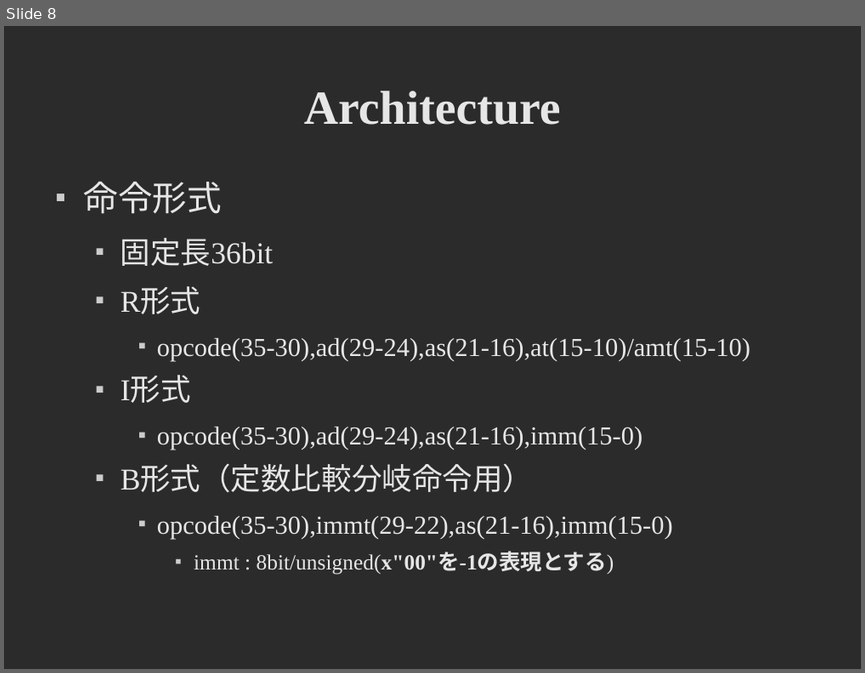
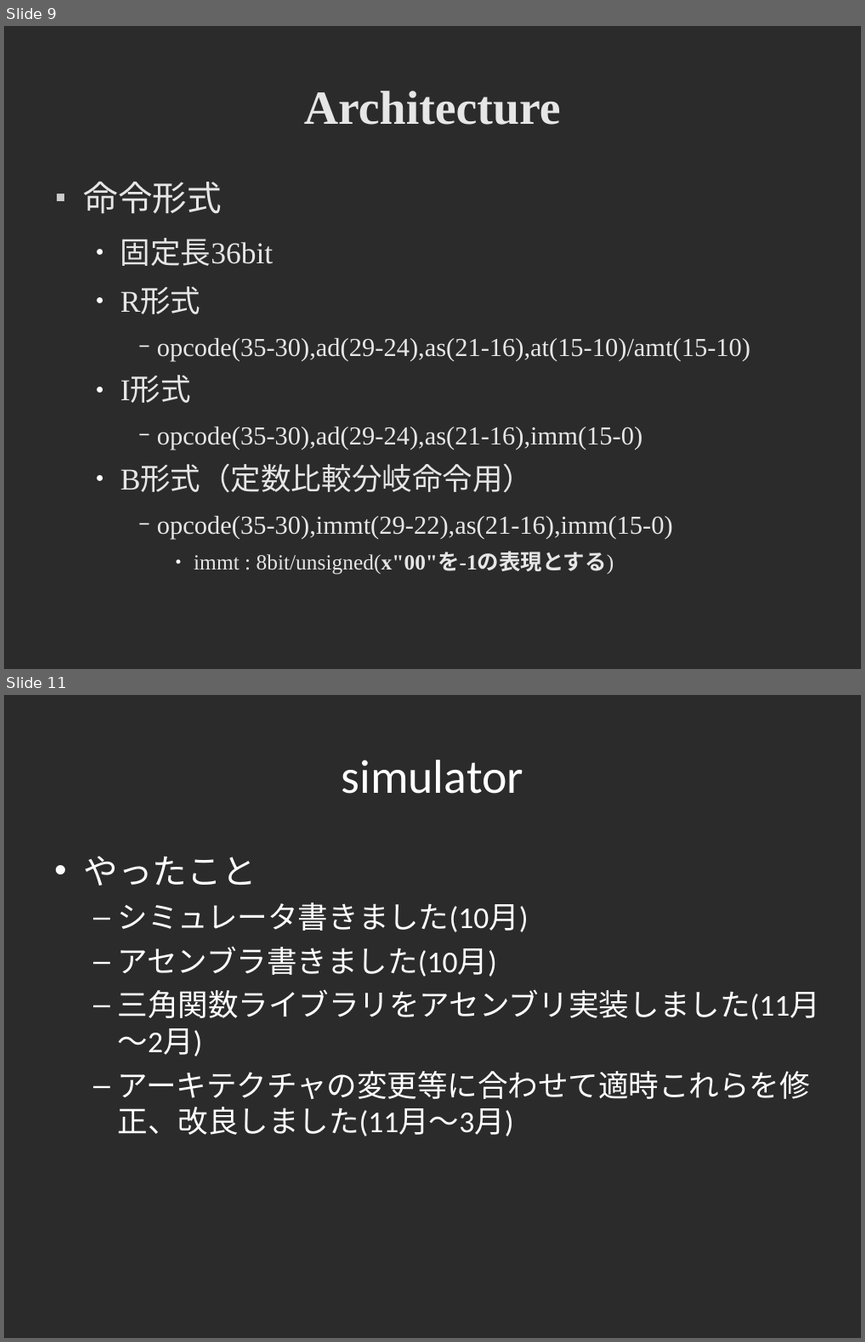
Before and after one commit to cpumul4/cpuex, a slide deck: prsn/last/all.odp. Shown one above the other, each under a label of ours: slide 8 before the commit, slides 9 and 11 after it; the slides between them are not shown. The pictures are 865x673 and 865x1342 pixels, drawn with LibreOffice and Linux fonts; fonts in the diff are those of the drawing; background and template pictures are left out; a plain dark background stands for a picture behind light text. Boxes give left, top, right and bottom in pixels: in the first picture for what was removed or moved away, otherwise in the second. Text is boxed around its words. In the diff, an @@ line names an element or a change of style, - is before the commit and + after.

Commit message:
お疲れ様でしたー

```diff
--- a/prsn/last/all.odp
+++ b/prsn/last/all.odp
@@ slide 11 added at [4,695,861,1338], background picture (left out) @@
@@ title added at [341,760,523,794], 44 pt, text #FFFFFF @@
+simulator
@@ text added at [84,856,820,1136], 28 pt, text #FFFFFF @@
+• やったこと
+  – シミュレータ書きました(10月)
+  – アセンブラ書きました(10月)
+  – 三角関数ライブラリをアセンブリ実装しました(11月～2月)
+  – アーキテクチャの変更等に合わせて適時これらを修正、改良しました(11月～3月)
@@ what was slide 8 is now slide 9 @@
@@ slide 9 changed as well @@
@@ text at [120,238,750,574]: bullet ■ to ●; bullet colour #CCCCCC to #FFFFFF; bullet ■ to − @@
```
Also in this commit, not shown: 13 other slides changed, 3 other slides added.
